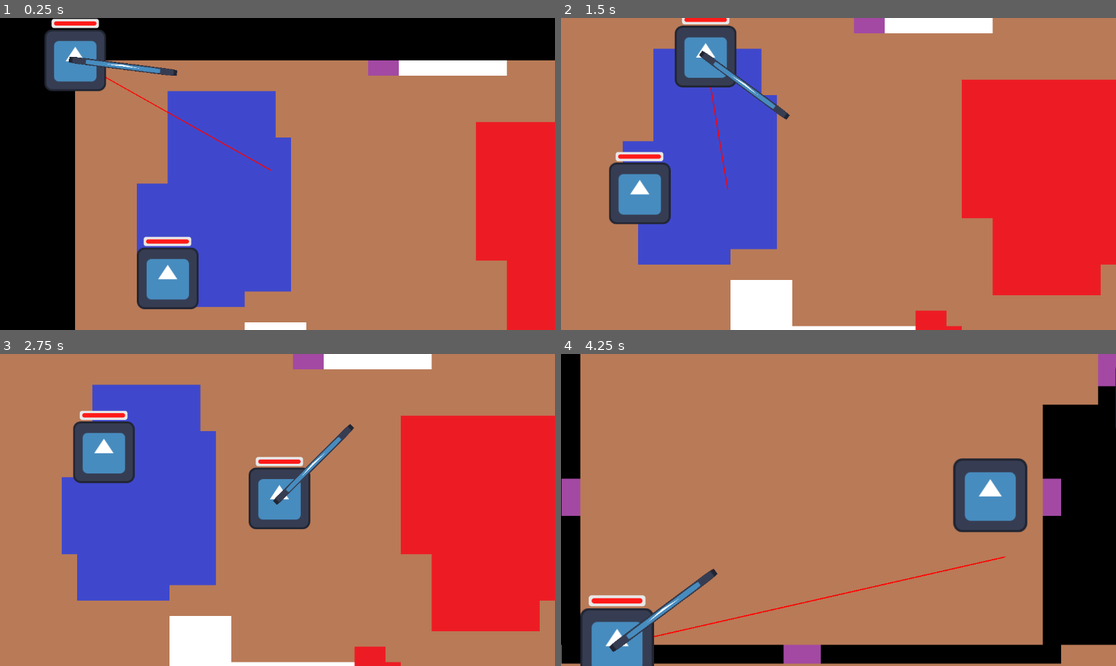
Above: before the commit, frames 1-4 (two rows, left to right).
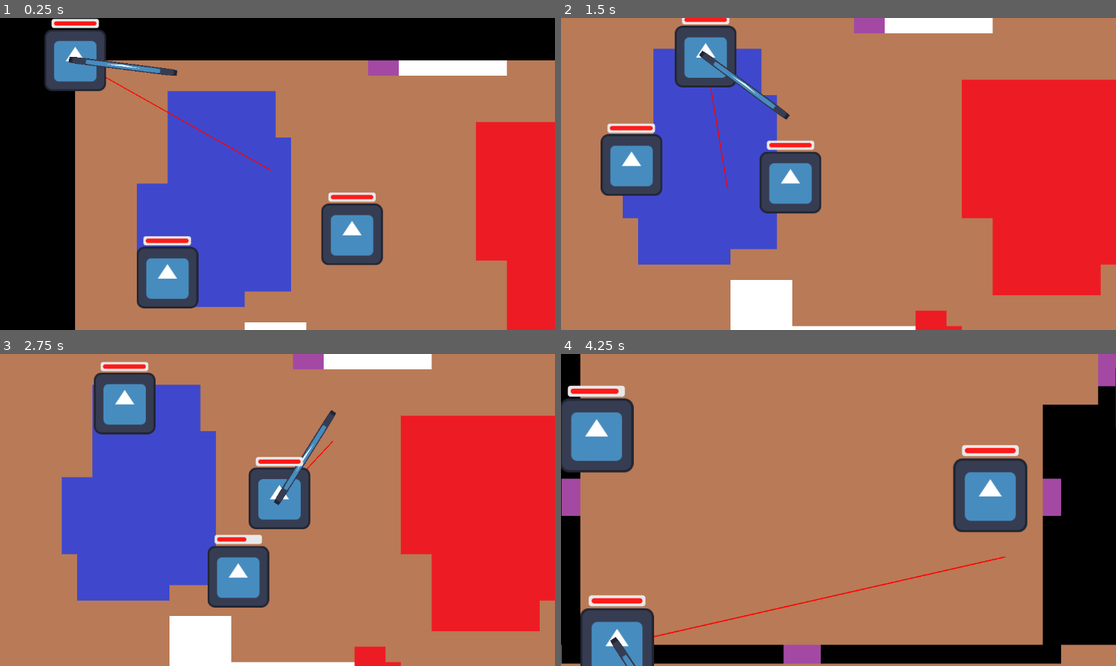
Above: after the commit, the same moments.

Repository: Arthexs/Rising-gamejam
Game: Godot game, scene res://Scenes/Main/main.tscn
Same seed, same stepped clock (60 frames per second), same inputs: the game is played once before the commit and once after it. The engine's default icon, where the game draws it, is replaced by a stand-in: a white triangle on a blue panel in a dark square.
Inputs (mouse positions are in pixels of both pictures, inside the frame that each line leads up to):
- Up to frame 1 (0.25 s): no input
- Up to frame 2 (1.5 s): move the mouse to (960, 158) at 0.52 s; hold D (Right) 0.53-1.28 s; move the mouse to (727, 189) at 1.27 s; hold S (Down) from 1.28 s (still down)
- Up to frame 3 (2.75 s): move the mouse to (333, 441) at 2.02 s; release S (Down) at 2.03 s; hold D (Right) from 2.03 s (still down)
- Up to frame 4 (4.25 s): move the mouse to (810, 572) at 2.77 s; release D (Right) at 2.78 s; hold W (Up) 2.78-3.53 s; move the mouse to (1005, 556) at 3.52 s; hold A (Left) from 3.53 s (still down)

The runs differ from the first frame. In frame 1, 2.8% of the frame differs, in the area x 24-70%, y 55-94%; in frame 2, 5.8%; in frame 3, 7.3%, in the area x 13-64%, y 2-82%; in frame 4, 4.5%.

Commit message:
Added damage to melee mob

Diff:
--- a/Scenes/Main/main.tscn
+++ b/Scenes/Main/main.tscn
@@ -19,9 +19,15 @@
 
 [node name="RangedMob" parent="." node_paths=PackedStringArray("player") instance=ExtResource("2_p6jpk")]
 position = Vector2(193, 455)
+mass = 30.0
 player = NodePath("../Player")
 
 [node name="Player" parent="." instance=ExtResource("2_qw60k")]
 
+[node name="meleeMob" parent="." node_paths=PackedStringArray("playerchar") instance=ExtResource("5_p6jpk")]
+position = Vector2(417, 268)
+lock_rotation = true
+playerchar = NodePath("../Player")
+
 [connection signal="change_room" from="MainTileMapLayer" to="PlayerCamera" method="limit_to_room"]
 [connection signal="hurtbox_hit" from="Player" to="MainTileMapLayer" method="_on_player_hurtbox_hit"]
--- a/Scenes/Mobs/melee_mob.gd
+++ b/Scenes/Mobs/melee_mob.gd
@@ -13,6 +13,15 @@
 var current_point_index: int = 0
 var speed_scalar: float = 1000.0
 
+var health_module: HealthModule
+
+var prev_velocity: Vector2 = Vector2.ZERO
+var mass_max: float = mass
+var flying: bool = false
+@export var force_threshold: float = 300000 # force threshold to be send flying
+@export var brake_threshold: float = 0.6 # Fraction of velocity needed to be lost to take damage on impact
+@export var damage_tuner: float = 1.0
+
 func _ready() -> void:
 	agent.target_desired_distance = 10
 	set_target(playerchar.global_position)
@@ -21,11 +30,15 @@
 	attack_timer.timeout.connect(_on_attack_timer_timeout)
 	attack_timer.one_shot = true
 
+	health_module = get_node("HealthModule")
+
 func set_target(target_position: Vector2):
 	agent.target_position = target_position
 	agent.get_next_path_position()
 
-func _physics_process(delta):
+func _physics_process(delta: float) -> void:
+	handle_damage(delta)
+
 	set_target(playerchar.global_position)
 	if not agent.is_target_reached():
 		var target_point: Vector2 = agent.get_next_path_position()
@@ -33,6 +46,31 @@
 		apply_central_force(dir*speed_scalar)
 		var distance = global_position.distance_to(target_point)
 		#print("direction", dir, "target", target_point, "mob", global_position)
+
+func handle_damage(delta: float) -> void:
+	var delta_vel: float = linear_velocity.length() - prev_velocity.length()
+
+	var force: float = abs(delta_vel)/delta * mass_max
+
+	if force > force_threshold:
+		var damage: float = force/100000
+		print("damage taken: ", damage)
+		health_module.take_damage(damage)
+		mass = 0.1*mass_max
+		#apply_central_force(linear_velocity.normalized() * force)
+		flying = true
+
+	if prev_velocity.length() != 0:
+		#print(delta_vel/prev_velocity.length(), " < ", - (1-brake_threshold))
+		if delta_vel/prev_velocity.length() < - (1-brake_threshold) && flying:
+			var damage: float = force/100000
+			#print("damage taken: ", damage)
+			health_module.take_damage(damage)
+			linear_velocity = Vector2.ZERO
+			mass = mass_max
+			flying = false
+
+	prev_velocity = linear_velocity
 
 func _on_attack_area_body_entered(body):
 	if body is Player:
@@ -45,7 +83,7 @@
 
 func try_attack():
 	if player_in_range and attack_timer.is_stopped():
-		#player_in_range.take_damage(damage)
+		player_in_range.take_damage(damage)
 		attack_timer.start()
 
 func _on_attack_timer_timeout() -> void:
--- a/Scenes/Mobs/melee_mob.tscn
+++ b/Scenes/Mobs/melee_mob.tscn
@@ -1,7 +1,8 @@
-[gd_scene load_steps=6 format=3 uid="uid://c77rs567yitg2"]
+[gd_scene load_steps=7 format=3 uid="uid://c77rs567yitg2"]
 
 [ext_resource type="Script" uid="uid://db2ic06qdwqcx" path="res://Scenes/Mobs/melee_mob.gd" id="1_dqgl2"]
 [ext_resource type="Texture2D" uid="uid://ccrdslwfsw0xn" path="res://icon.svg" id="2_ljmiq"]
+[ext_resource type="PackedScene" uid="uid://buug0vtr25jkt" path="res://Scenes/Player/health_module.tscn" id="3_ljmiq"]
 
 [sub_resource type="PhysicsMaterial" id="PhysicsMaterial_dqgl2"]
 rough = true
@@ -39,4 +40,7 @@
 
 [node name="AttackTimer" type="Timer" parent="."]
 
+[node name="HealthModule" parent="." node_paths=PackedStringArray("box") instance=ExtResource("3_ljmiq")]
+box = NodePath("../CollisionShape2D")
+
 [connection signal="timeout" from="AttackTimer" to="." method="_on_attack_timer_timeout"]
--- a/Scenes/Mobs/ranged_mob.gd
+++ b/Scenes/Mobs/ranged_mob.gd
@@ -7,7 +7,7 @@
 @export var player: Player
 @export var acceleration: float = 3.0
 @export var max_vel: float = 300.0
-@export var friction_coefficient: float = 20 # px/m/s
+@export var friction_coefficient: float = 50 # px/m/s
 var movement_force = acceleration * mass * 32 # px/m
 
 @export var force_threshold: float = 300000 # force threshold to be send flying
@@ -35,7 +35,18 @@
 	nav_agent.target_position = target
 	nav_agent.get_next_path_position()
 
-func _physics_process(delta):
+func _physics_process(delta: float) -> void:
+	handle_damage(delta)
+
+	set_target(player.global_position)
+	if not nav_agent.is_target_reached():
+		var direction: Vector2 = (nav_agent.get_next_path_position() - global_position).normalized()
+		apply_movement(direction)
+
+	apply_friction()
+	prev_velocity = linear_velocity
+
+func handle_damage(delta: float) -> void:
 	var delta_vel: float = linear_velocity.length() - prev_velocity.length()
 
 	var force: float = abs(delta_vel)/delta * mass_max
@@ -49,43 +60,37 @@
 		flying = true
 
 	if prev_velocity.length() != 0:
-		print(delta_vel/prev_velocity.length(), " < ", - (1-brake_threshold))
+		#print(delta_vel/prev_velocity.length(), " < ", - (1-brake_threshold))
 		if delta_vel/prev_velocity.length() < - (1-brake_threshold) && flying:
 			var damage: float = force/100000
-			print("damage taken: ", damage)
+			#print("damage taken: ", damage)
 			health_module.take_damage(damage)
 			linear_velocity = Vector2.ZERO
 			mass = mass_max
+			flying = false
 			#apply_impulse(applied_impulse * 1.0, state.get_contact_collider_position(i))
 			#collider.apply_impulse(-applied_impulse, state.get_contact_collider_position(i))
 			#print("apply impulse")
 
-
-	set_target(player.global_position)
-	if not nav_agent.is_target_reached():
-		var direction: Vector2 = (nav_agent.get_next_path_position() - global_position).normalized()
-		apply_movement(direction)
-
-	apply_friction()
-	prev_velocity = linear_velocity
-
-func _integrate_forces(state: PhysicsDirectBodyState2D) -> void:
-	var applied_impulse: Vector2 = Vector2.ZERO
-	for i: int in range(get_contact_count()):
-		applied_impulse += state.get_contact_impulse(i)
-		#print(i)
-		var collider: Node2D = state.get_contact_collider_object(i) as Node2D
-		#var collider_rid: RID = state.get_contact_collider(i)
-		if collider is TileMapLayer:
-			print("collided with wall")
-
-		if collider is Hammer:
-			pass
-			#print("collided with hammer")
-
-		if collider.is_in_group("enemies"):
-			print("collided with enemy")
-
+#func _integrate_forces(state: PhysicsDirectBodyState2D) -> void:
+	#var applied_impulse: Vector2 = Vector2.ZERO
+	#for i: int in range(get_contact_count()):
+		#applied_impulse += state.get_contact_impulse(i)
+		##print(i)
+		#var collider: Node2D = state.get_contact_collider_object(i) as Node2D
+		##var collider_rid: RID = state.get_contact_collider(i)
+		#if collider is TileMapLayer:
+			#pass
+			##print("collided with wall")
+		#
+		#if collider is Hammer:
+			#pass
+			##print("collided with hammer")
+		#
+		#if collider.is_in_group("enemies"):
+			#pass
+			##print("collided with enemy")
+		#
 
 func apply_friction() -> void:
 	#print(linear_velocity.length(), "/", max_vel)
--- a/Scenes/Player/player.gd
+++ b/Scenes/Player/player.gd
@@ -3,6 +3,7 @@
 
 @export var speed = 400 # How fast the player will move (pixels/sec).
 @export var hurtbox: Area2D
+@export var health_module: HealthModule
 
 signal hurtbox_hit(body_rid: RID, body: Node2D, body_shape_index: int, local_shape_index: int)
 
@@ -47,6 +48,9 @@
 func _process(delta) -> void:
 	pass
 
+func take_damage(damage: float) -> void:
+	health_module.take_damage(damage)
+
 #func get_hurt_rids() -> Array[RID]:
 	#var slide_collisions: Array[RID] = []
 	#for body: Node2D in hurtbox.get_overlapping_bodies():
--- a/Scenes/Player/player.tscn
+++ b/Scenes/Player/player.tscn
@@ -17,9 +17,10 @@
 [sub_resource type="RectangleShape2D" id="RectangleShape2D_mtuoh"]
 size = Vector2(126, 127)
 
-[node name="Player" type="CharacterBody2D" node_paths=PackedStringArray("hurtbox")]
+[node name="Player" type="CharacterBody2D" node_paths=PackedStringArray("hurtbox", "health_module")]
 script = ExtResource("1_a3d8c")
 hurtbox = NodePath("Hitbox")
+health_module = NodePath("HealthModule")
 metadata/_edit_group_ = true
 
 [node name="Sprite2D" type="Sprite2D" parent="."]
@@ -56,7 +57,7 @@
 position = Vector2(0, -0.5)
 shape = SubResource("RectangleShape2D_mtuoh")
 
-[node name="ProgressBar" parent="." node_paths=PackedStringArray("box") instance=ExtResource("4_mtuoh")]
+[node name="HealthModule" parent="." node_paths=PackedStringArray("box") instance=ExtResource("4_mtuoh")]
 box = NodePath("../CollisionShape2D")
 
 [connection signal="body_shape_entered" from="Hitbox" to="." method="_on_hurt_box_body_shape_entered"]
